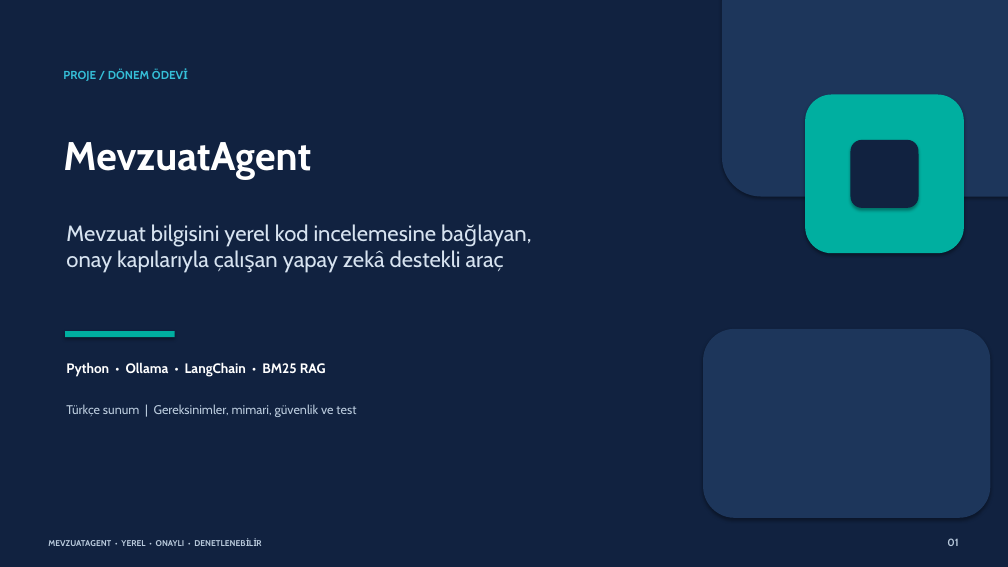
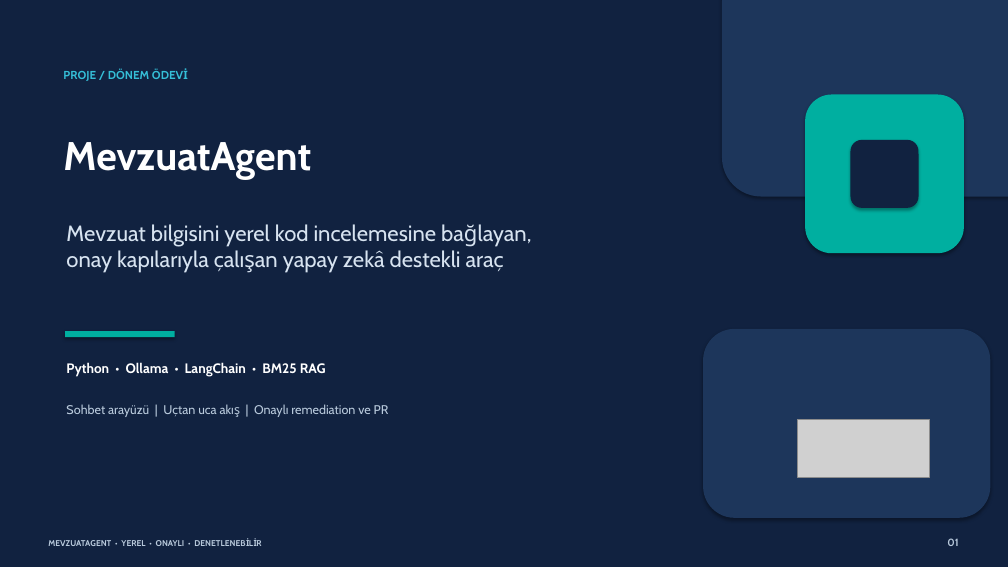
Before and after one commit to mehmetdenizersoy-code/MevzuatAgent, a slide deck: slide 1 of docs/MevzuatAgent_Odev_Sunumu_TR.pptx. Drawn at 1008x567 pixels with LibreOffice and Linux fonts; fonts in the diff are those of the drawing; grey boxes stand for pictures. Boxes give left, top, right and bottom in pixels: in the first picture for what was removed or moved away, otherwise in the second. Text is boxed around its words. In the diff, an @@ line names an element or a change of style, - is before the commit and + after.

```diff
--- a/docs/MevzuatAgent_Odev_Sunumu_TR.pptx
+++ b/docs/MevzuatAgent_Odev_Sunumu_TR.pptx
@@ text at (x1=66, y1=404, x2=389, y2=417): text changed @@
-Türkçe sunum | Gereksinimler, mimari, güvenlik ve test
+Sohbet arayüzü | Uçtan uca akış | Onaylı remediation ve PR
@@ picture added at (x1=798, y1=420, x2=930, y2=477) @@
```
Also in this commit, not shown: 10 other slides changed, 2 slides added, 10 other files.
